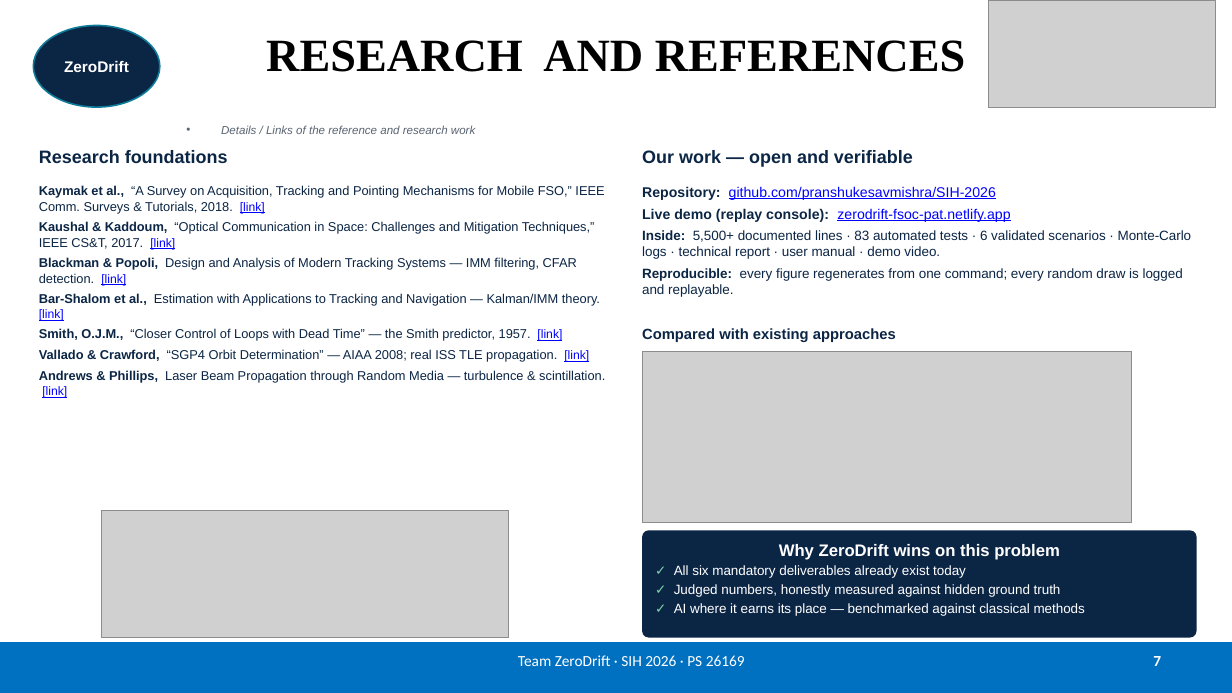
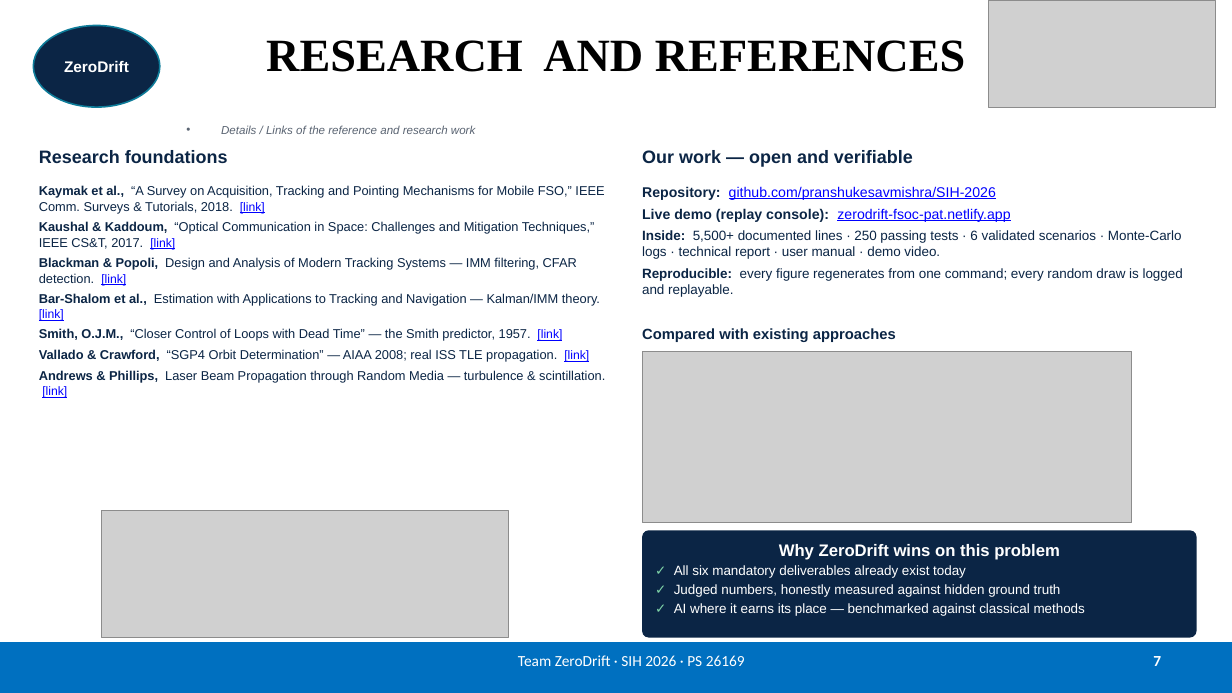
Before and after one commit to pranshukesavmishra/SIH-2026, a slide deck: slide 7 of docs/submission/ZeroDrift_SIH26169.pptx. Drawn at 1232x693 pixels with LibreOffice and Linux fonts; fonts in the diff are those of the drawing; grey boxes stand for pictures. Boxes give left, top, right and bottom in pixels: in the first picture for what was removed or moved away, otherwise in the second. Text is boxed around its words. In the diff, an @@ line names an element or a change of style, - is before the commit and + after.

```diff
--- a/docs/submission/ZeroDrift_SIH26169.pptx
+++ b/docs/submission/ZeroDrift_SIH26169.pptx
@@ text at (x1=642, y1=230, x2=1182, y2=259): text changed @@
-Inside: 5,500+ documented lines · 83 automated tests · 6 validated scenarios · Monte-Carlo logs · technical report · user manual · demo video.
+Inside: 5,500+ documented lines · 250 passing tests · 6 validated scenarios · Monte-Carlo logs · technical report · user manual · demo video.
```
Also in this commit, not shown: 3 other slides changed, 5 other files.
